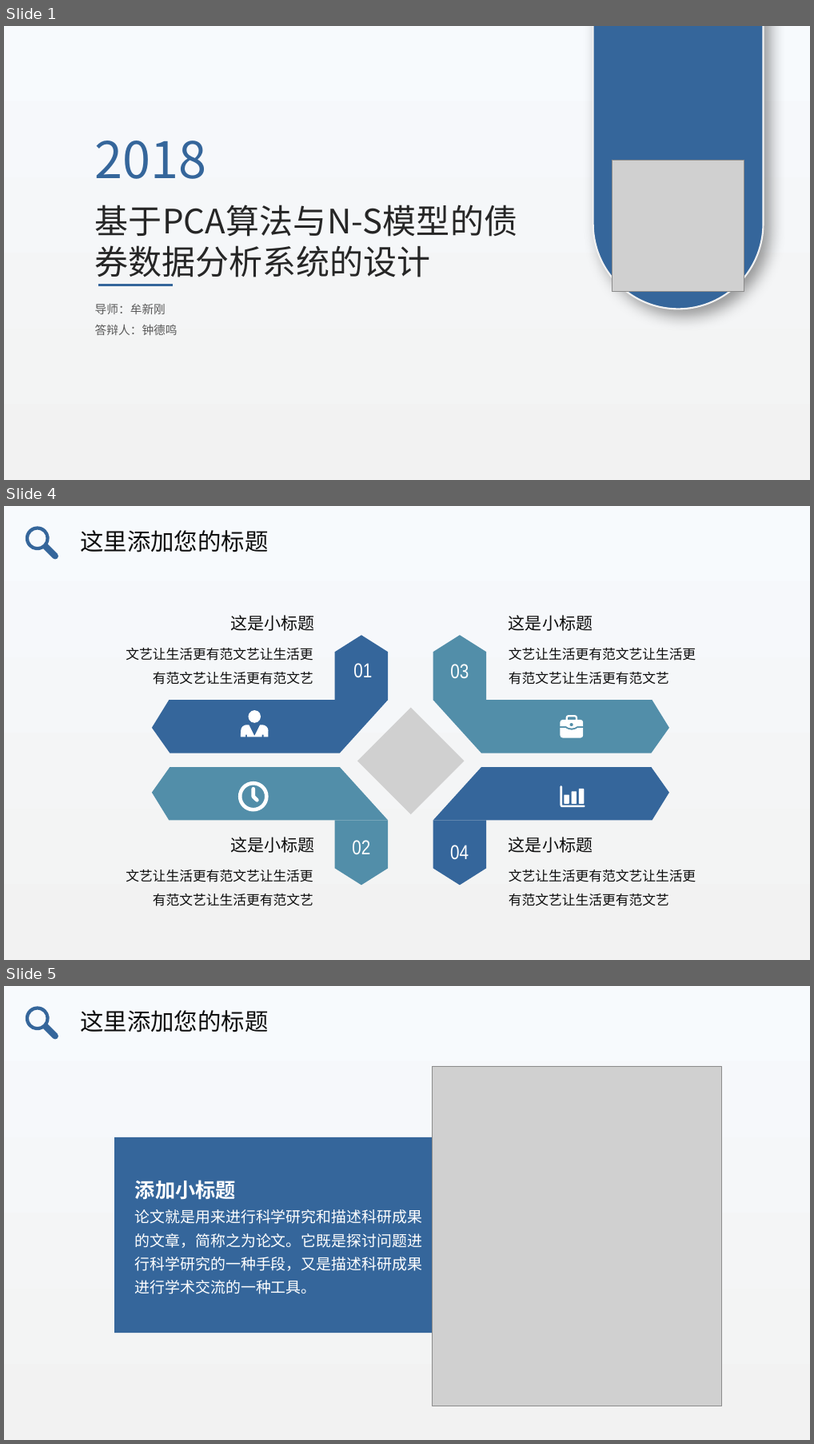
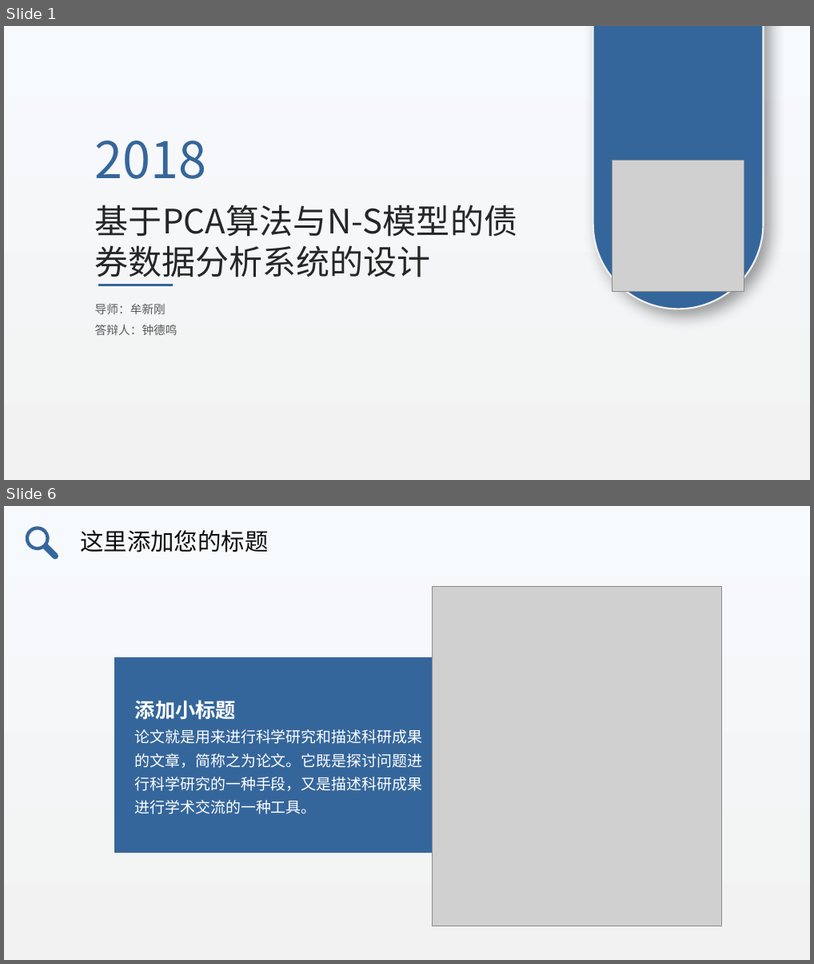
Before and after one commit to zhongdeming428/graduation-design, a slide deck: 阶段性报告/毕设答辩.pptx. Shown one above the other, each under a label of ours: slides 1, 4 and 5 before the commit, slides 1 and 6 after it; the slides between them are not shown. The pictures are 814x1444 and 814x964 pixels, drawn with LibreOffice and Linux fonts; fonts in the diff are those of the drawing; grey boxes stand for pictures. Boxes give left, top, right and bottom in pixels: in the first picture for what was removed or moved away, otherwise in the second. Text is boxed around its words. In the diff, an @@ line names an element or a change of style, - is before the commit and + after.

```diff
--- a/阶段性报告/毕设答辩.pptx
+++ b/阶段性报告/毕设答辩.pptx
@@ slide 4 removed at <box>4,506,810,960</box>, background gradient #F7FAFD to #F2F2F2 @@
@@ freeform shape removed at <box>25,525,59,560</box> @@
@@ text removed at <box>81,530,269,552</box> @@
-这里添加您的标题
@@ text removed at <box>231,615,315,631</box> @@
-这是小标题
@@ text removed at <box>509,615,593,631</box> @@
-这是小标题
@@ text removed at <box>126,648,314,684</box> @@
-文艺让生活更有范文艺让生活更有范文艺让生活更有范文艺
@@ pentagon arrow removed at <box>335,635,389,700</box> @@
@@ pentagon arrow removed at <box>434,635,486,700</box> @@
@@ text removed at <box>509,648,696,684</box> @@
-文艺让生活更有范文艺让生活更有范文艺让生活更有范文艺
@@ text removed at <box>354,663,372,677</box> @@
-01
@@ text removed at <box>450,664,469,678</box> @@
-03
@@ freeform shape removed at <box>152,700,389,753</box> @@
@@ ellipse removed at <box>249,710,261,723</box> @@
@@ picture removed at <box>358,708,464,815</box> @@
@@ freeform shape removed at <box>434,700,670,753</box> @@
@@ freeform shape removed at <box>561,715,583,728</box> @@
@@ freeform shape removed at <box>241,724,269,736</box> @@
@@ freeform shape removed at <box>561,728,583,738</box> @@
@@ freeform shape removed at <box>152,767,389,820</box> @@
@@ freeform shape removed at <box>434,767,670,820</box> @@
@@ freeform shape removed at <box>238,781,268,812</box> @@
@@ freeform shape removed at <box>251,787,259,802</box> @@
@@ group removed at <box>561,785,586,808</box>: 4 freeform shapes @@
@@ text removed at <box>231,836,315,852</box> @@
-这是小标题
@@ pentagon arrow removed at <box>335,820,389,885</box> @@
@@ text removed at <box>352,840,370,854</box> @@
-02
@@ pentagon arrow removed at <box>434,820,486,885</box> @@
@@ text removed at <box>509,836,593,852</box> @@
-这是小标题
@@ text removed at <box>450,844,469,860</box> @@
-04
@@ text removed at <box>126,869,314,906</box> @@
-文艺让生活更有范文艺让生活更有范文艺让生活更有范文艺
@@ text removed at <box>509,869,696,906</box> @@
-文艺让生活更有范文艺让生活更有范文艺让生活更有范文艺
@@ what was slide 5 is now slide 6 @@
```
Also in this commit, not shown: 1 slide changed, 3 slides added, 2 other slides removed, 1 other file.
